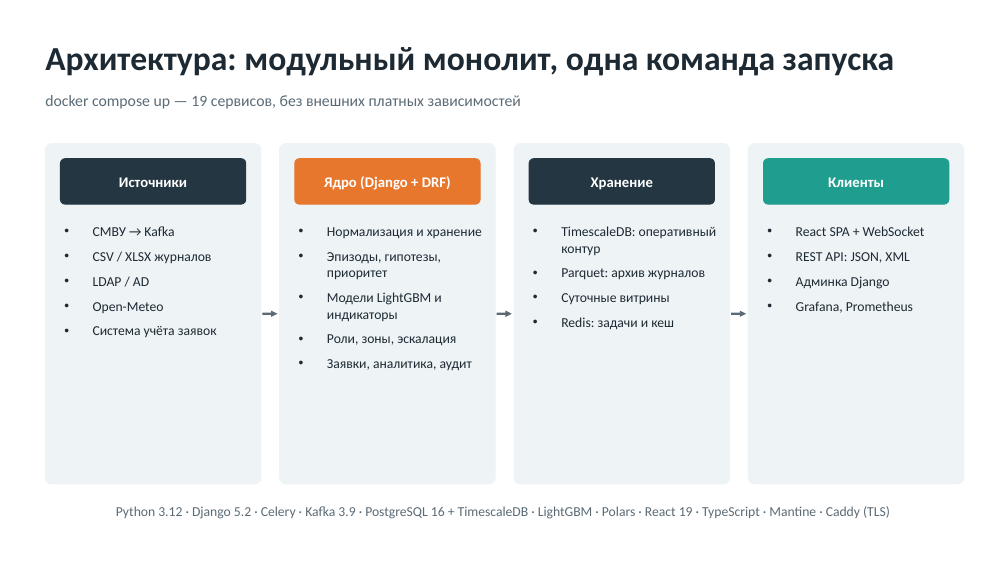
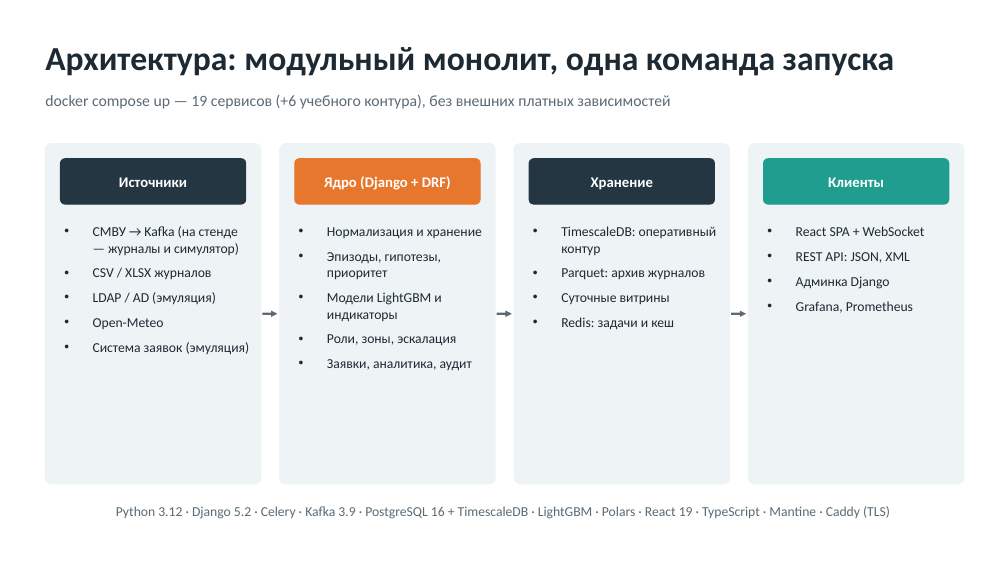
Before and after one commit to Microgit-dev/collector_incident_forecast, a slide deck: slide 17 of docs/delivery/out/Презентация.pptx (slide 14 before the commit). Drawn at 1008x567 pixels with LibreOffice and Linux fonts; fonts in the diff are those of the drawing. Boxes give left, top, right and bottom in pixels: in the first picture for what was removed or moved away, otherwise in the second. Text is boxed around its words. In the diff, an @@ line names an element or a change of style, - is before the commit and + after.

```diff
--- a/docs/delivery/out/Презентация.pptx
+++ b/docs/delivery/out/Презентация.pptx
@@ text at <box>45,94,670,109</box>: text changed @@
-docker compose up — 19 сервисов, без внешних платных зависимостей
+docker compose up — 19 сервисов (+6 учебного контура), без внешних платных зависимостей
@@ text at <box>93,226,239,255</box>: text changed @@
-• СМВУ → Kafka
+• СМВУ → Kafka (на стенде — журналы и симулятор)
@@ text at <box>93,292,216,304</box>: text changed @@
-• LDAP / AD
+• LDAP / AD (эмуляция)
@@ text at <box>93,342,250,355</box>: text changed @@
-• Система учёта заявок
+• Система заявок (эмуляция)
```
Also in this commit, not shown: 9 other slides changed, 5 slides added, 2 slides removed, 16 other files.
